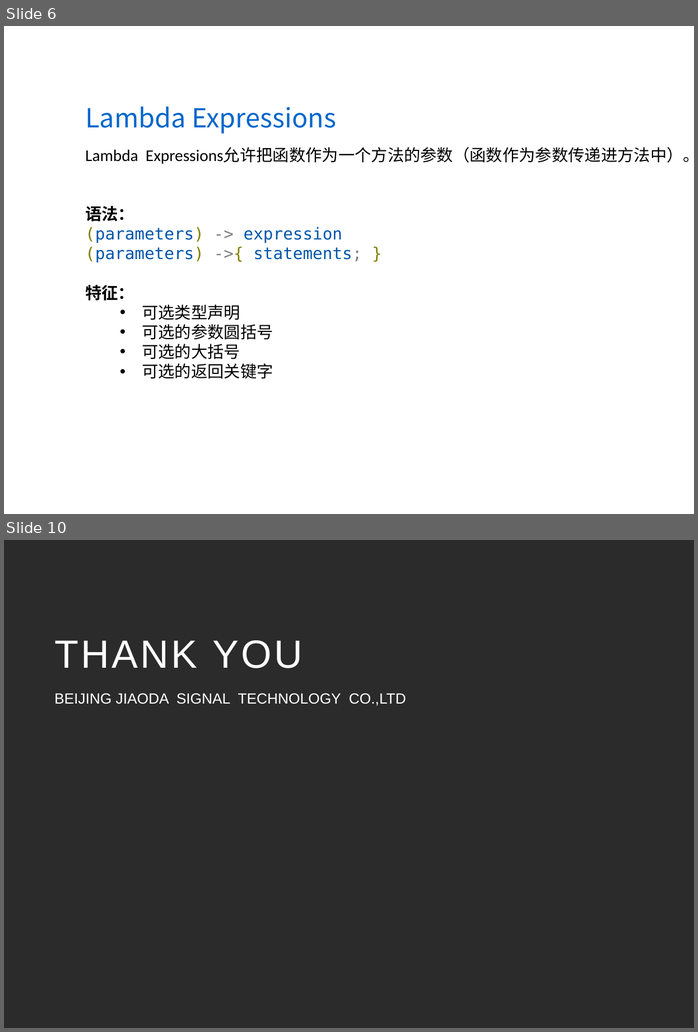
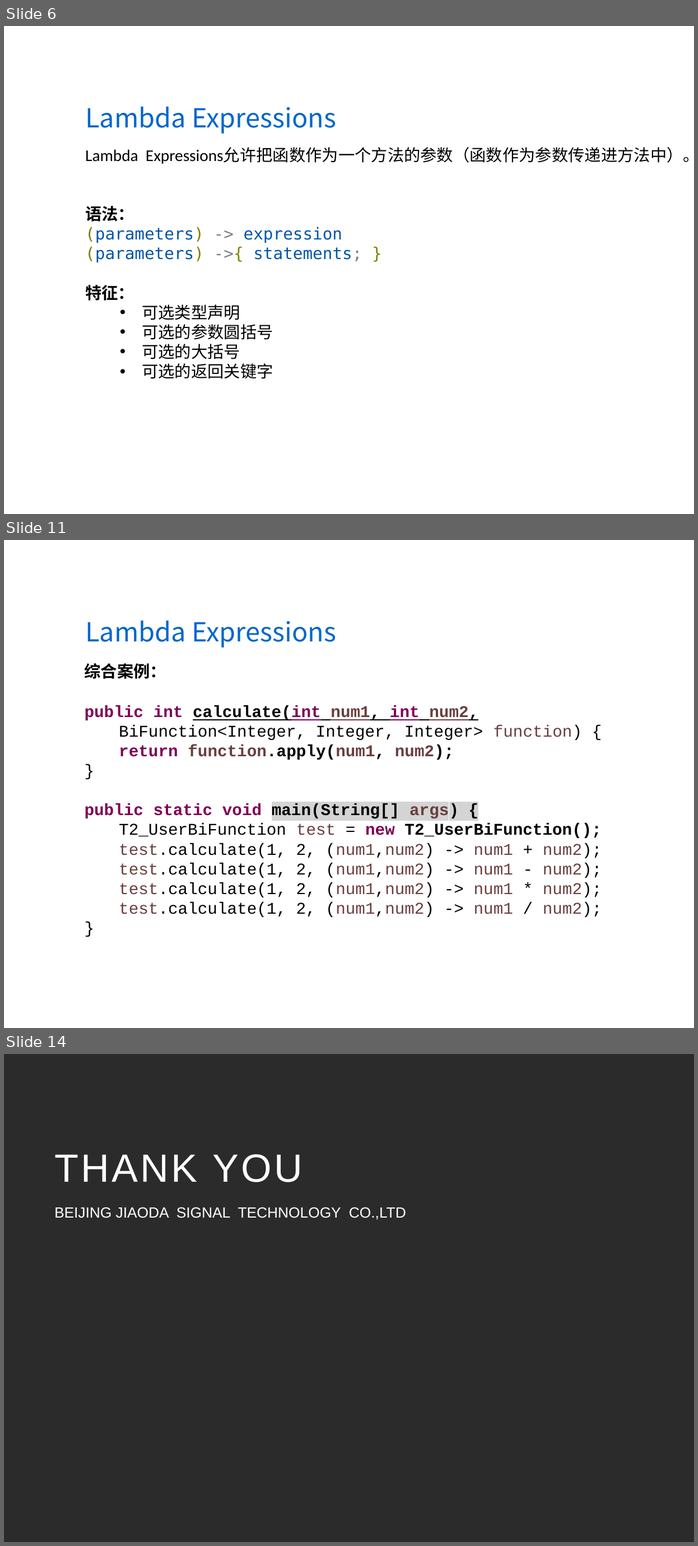
Before and after one commit to wanglei949758173/study, a slide deck: share/Java8(LambdaExpressions&StreamAPI).pptx. Shown one above the other, each under a label of ours: slides 6 and 10 before the commit, slides 6, 11 and 14 after it; the slides between them are not shown. The pictures are 698x1032 and 698x1546 pixels, drawn with LibreOffice and Linux fonts; fonts in the diff are those of the drawing; background and template pictures are left out; a plain dark background stands for a picture behind light text. Boxes give left, top, right and bottom in pixels: in the first picture for what was removed or moved away, otherwise in the second. Text is boxed around its words. In the diff, an @@ line names an element or a change of style, - is before the commit and + after.

```diff
--- a/share/Java8(LambdaExpressions&StreamAPI).pptx
+++ b/share/Java8(LambdaExpressions&StreamAPI).pptx
@@ slide 11 added at [4,540,694,1028], background picture (left out) @@
@@ text added at [85,620,336,648], 32 pt, text #0066CC @@
+Lambda Expressions
@@ text added at [85,663,602,917], 20 pt, text #000000 @@
+综合案例：
+public int calculate(int num1, int num2,
+  BiFunction<Integer, Integer, Integer> function) {
+  return function.apply(num1, num2);
+}
+public static void main(String[] args) {
+  T2_UserBiFunction test = new T2_UserBiFunction();
+  test.calculate(1, 2, (num1,num2) -> num1 + num2);
+  test.calculate(1, 2, (num1,num2) -> num1 - num2);
+  test.calculate(1, 2, (num1,num2) -> num1 * num2);
+  test.calculate(1, 2, (num1,num2) -> num1 / num2);
+}
@@ what was slide 10 is now slide 14 @@
```
Also in this commit, not shown: 3 slides changed, 4 other slides added, 1 slide removed, 2 other files.
